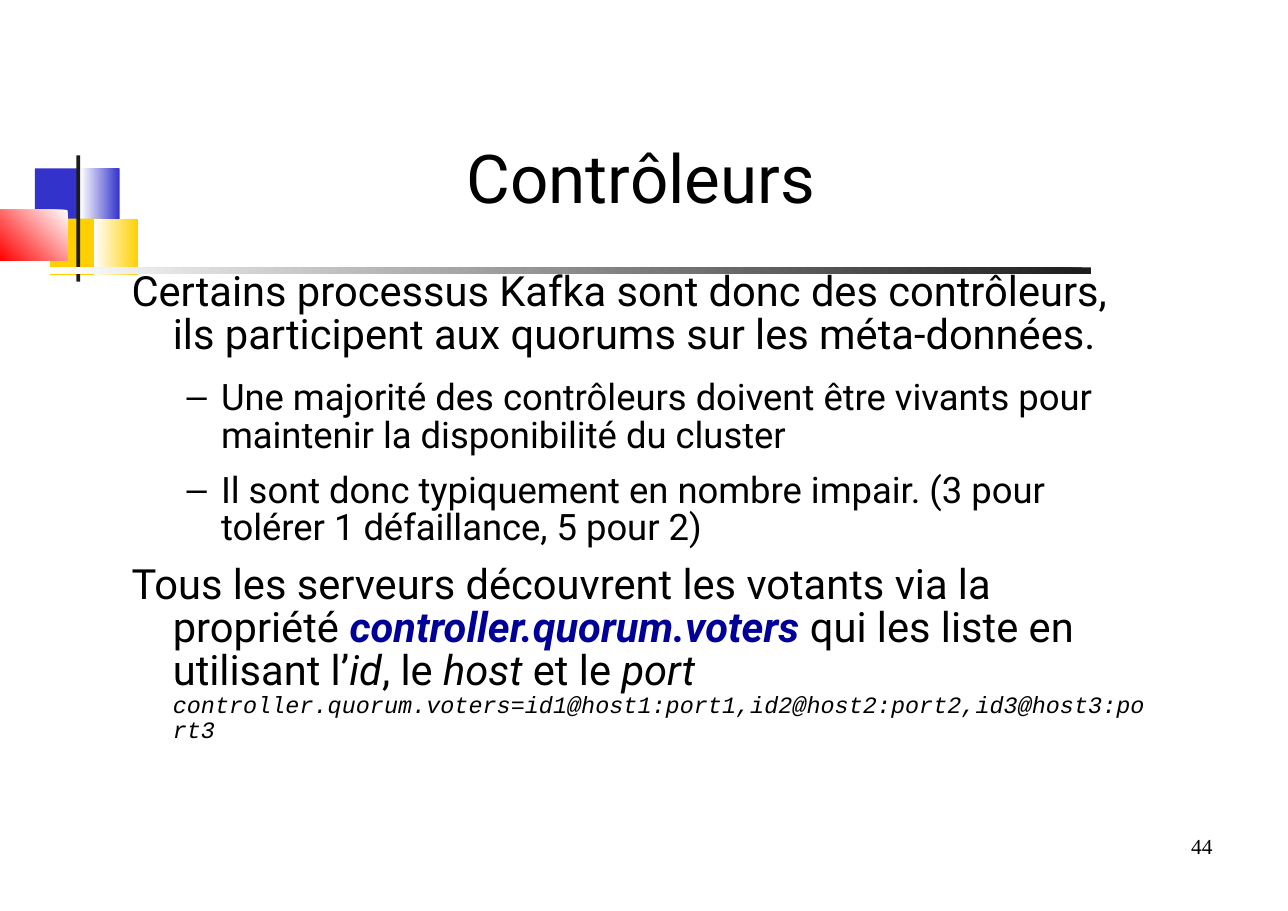
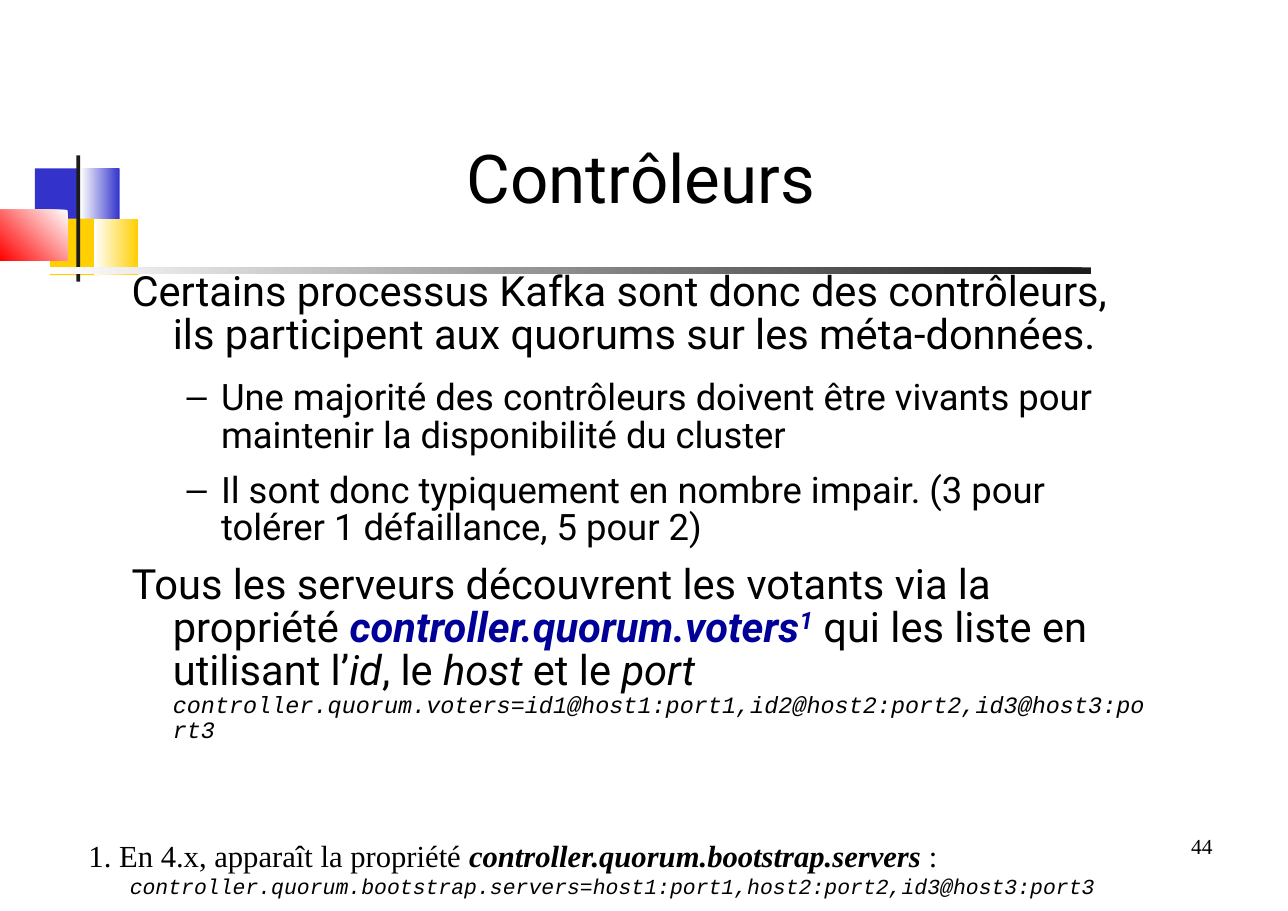
Before and after one commit to dthibau/kafka, a slide deck: slide 44 of KafkaAdmin.odp. Drawn at 1288x911 pixels with LibreOffice and Linux fonts; fonts in the diff are those of the drawing. Boxes give left, top, right and bottom in pixels: in the first picture for what was removed or moved away, otherwise in the second. Text is boxed around its words. In the diff, an @@ line names an element or a change of style, - is before the commit and + after.

```diff
--- a/KafkaAdmin.odp
+++ b/KafkaAdmin.odp
@@ text at [132, 567, 1145, 718]: text changed @@
-Tous les serveurs découvrent les votants via la propriété controller.quorum.voters qui les liste en utilisant l’id, le host et le port
-controller.quorum.voters=id1@host1:port1,id2@host2:port2,id3@host3:port3
+Tous les serveurs découvrent les votants via la propriété controller.quorum.voters1 qui les liste en utilisant l’id, le host et le port
+controller.quorum.voters=id1@host1:port1,id2@host2:port2,id3@host3:port3
@@ text added at [88, 845, 1095, 899], 14 pt, text #000000, italic @@
+1. En 4.x, apparaît la propriété controller.quorum.bootstrap.servers :
+controller.quorum.bootstrap.servers=host1:port1,host2:port2,id3@host3:port3
```
Also in this commit, not shown: 2 other slides changed, 1 slide added, 10 other files.
